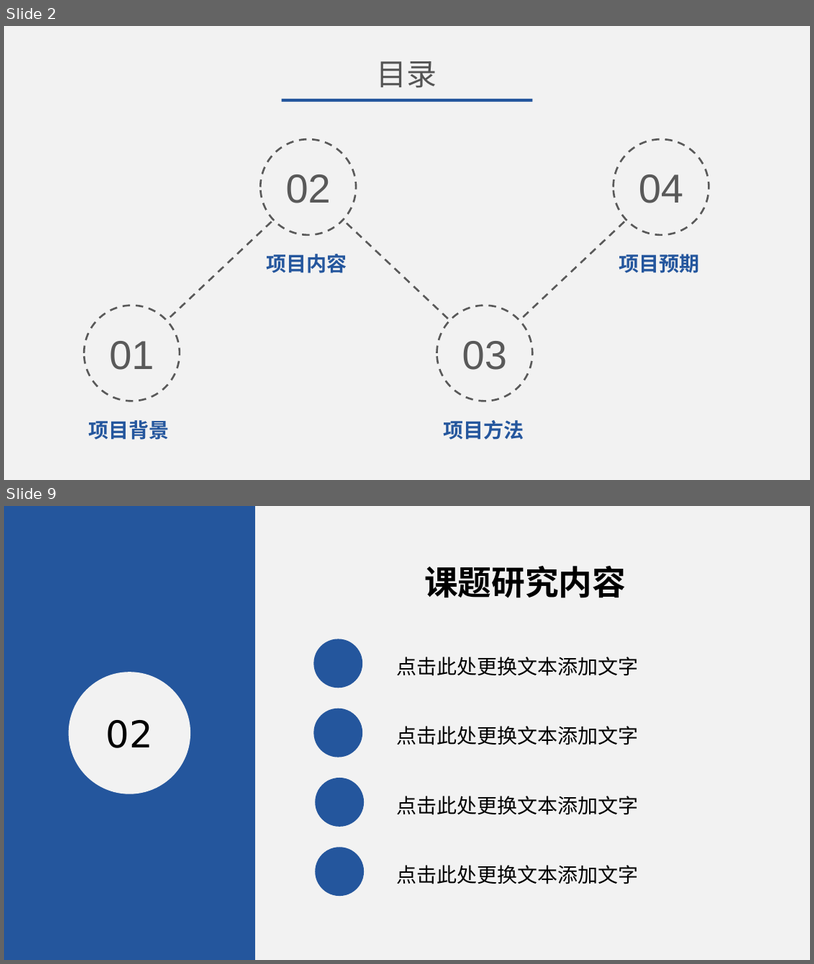
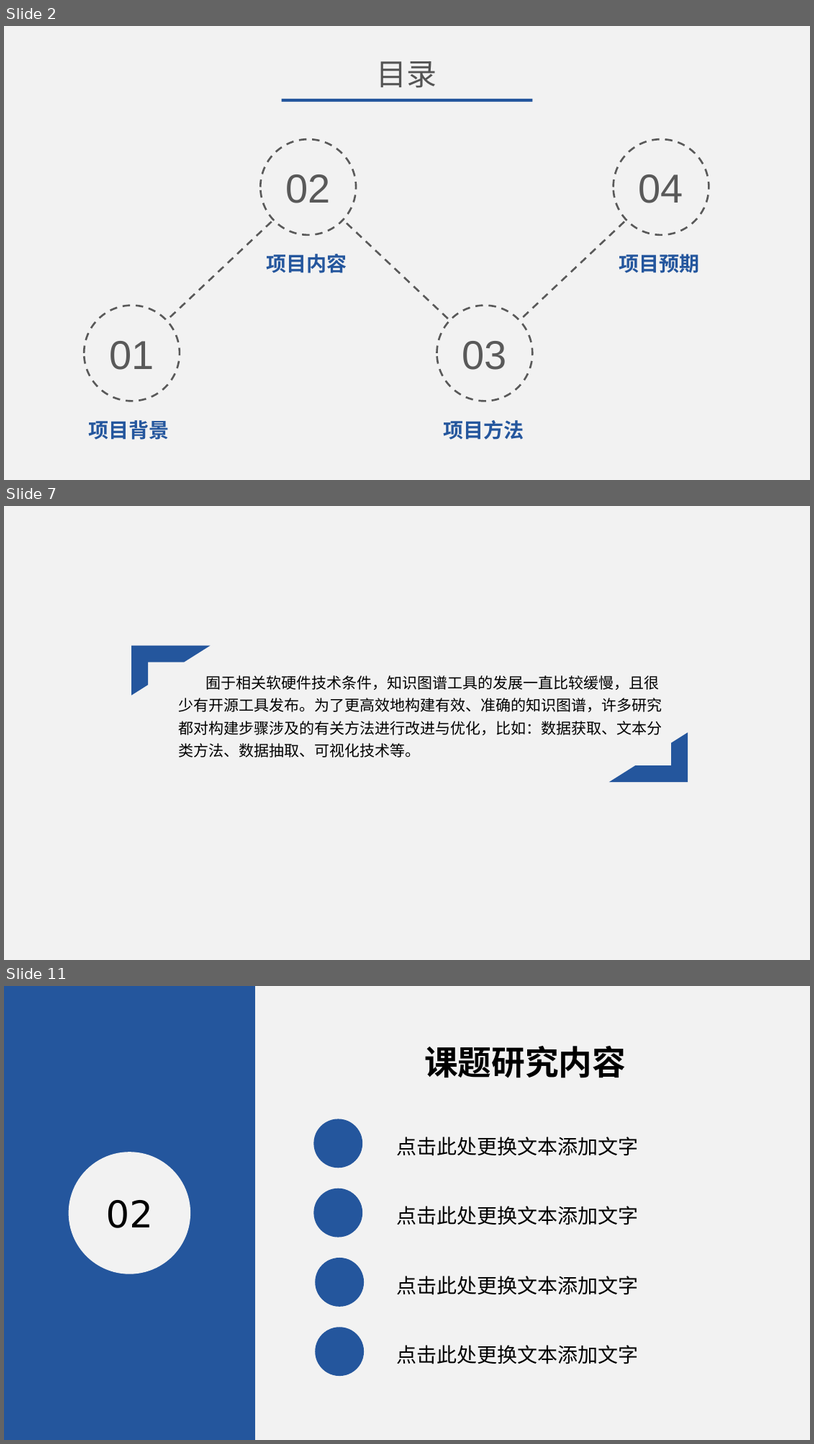
Before and after one commit to 25th-engineer/DaChuangFiles, a slide deck: 大创申报答辩.pptx. Shown one above the other, each under a label of ours: slides 2 and 9 before the commit, slides 2, 7 and 11 after it; the slides between them are not shown. The pictures are 814x964 and 814x1444 pixels, drawn with LibreOffice and Linux fonts; fonts in the diff are those of the drawing. Boxes give left, top, right and bottom in pixels: in the first picture for what was removed or moved away, otherwise in the second. Text is boxed around its words. In the diff, an @@ line names an element or a change of style, - is before the commit and + after.

```diff
--- a/大创申报答辩.pptx
+++ b/大创申报答辩.pptx
@@ slide 7 added at bbox=[4, 506, 810, 960], background #F2F2F2 @@
@@ half frame added at bbox=[131, 646, 211, 695], fill #24569D @@
@@ text added at bbox=[179, 675, 663, 757], 18 pt, text #000000 @@
+囿于相关软硬件技术条件，知识图谱工具的发展一直比较缓慢，且很少有开源工具发布。为了更高效地构建有效、准确的知识图谱，许多研究都对构建步骤涉及的有关方法进行改进与优化，比如：数据获取、文本分类方法、数据抽取、可视化技术等。
@@ half frame added at bbox=[610, 732, 688, 782], fill #24569D @@
@@ what was slide 9 is now slide 11 @@
```
Also in this commit, not shown: 2 slides changed, 5 other slides added, 5 slides removed.
